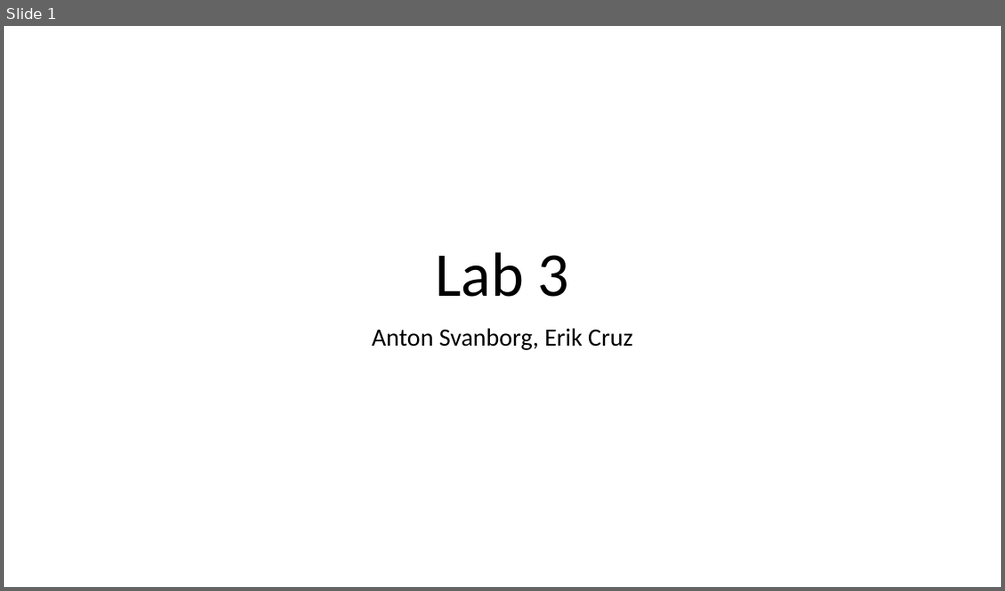
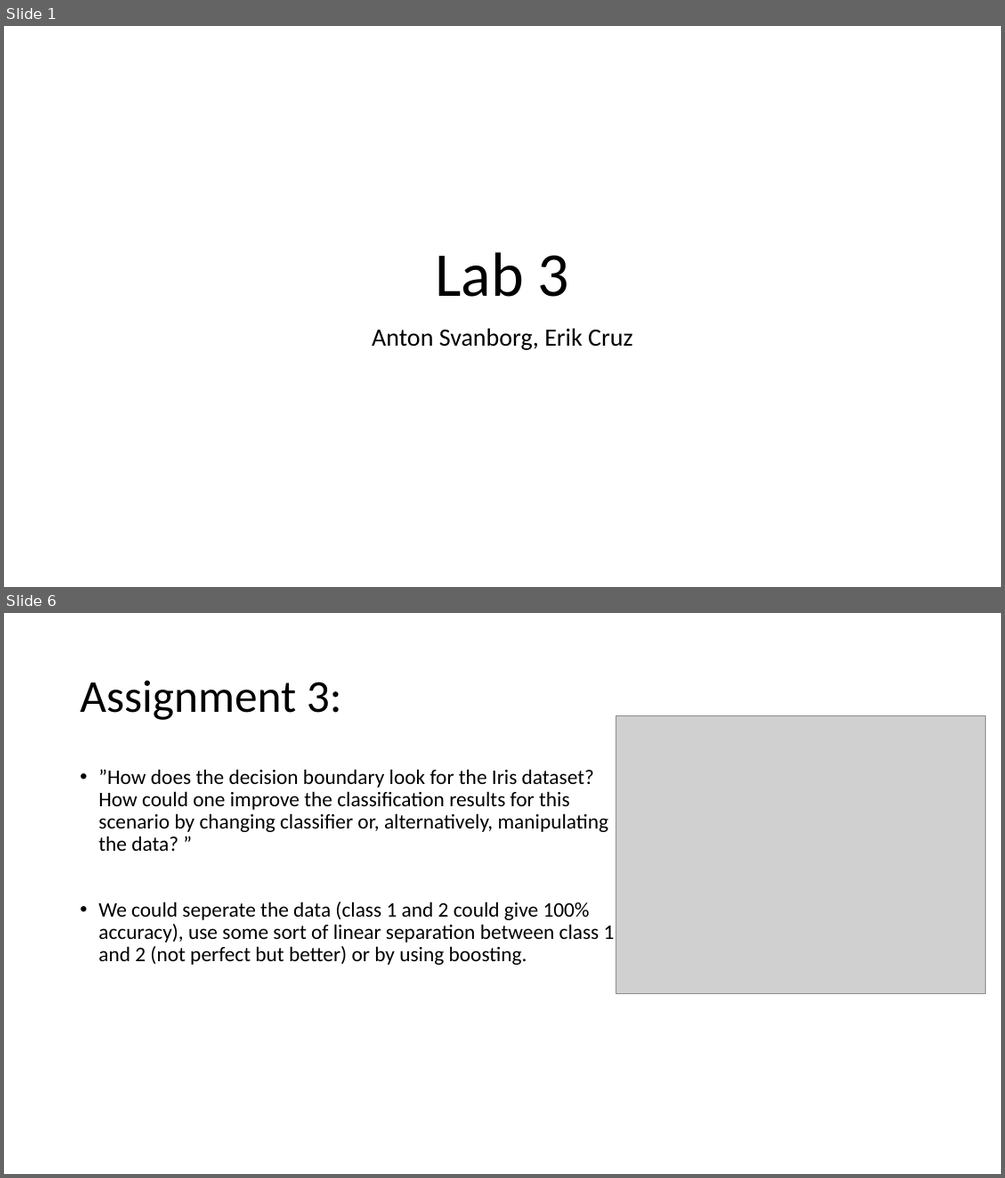
Before and after one commit to a-svanborg/ML-Bayes-Boosting, a slide deck: Presentation.pptx. Shown one above the other, each under a label of ours: slide 1 before the commit, slides 1 and 6 after it; the slides between them are not shown. The pictures are 1005x591 and 1005x1178 pixels, drawn with LibreOffice and Linux fonts; fonts in the diff are those of the drawing; grey boxes stand for pictures. Boxes give left, top, right and bottom in pixels: in the first picture for what was removed or moved away, otherwise in the second. Text is boxed around its words. In the diff, an @@ line names an element or a change of style, - is before the commit and + after.

```diff
--- a/Presentation.pptx
+++ b/Presentation.pptx
@@ slide 6 added at [4, 613, 1001, 1174], background #FFFFFF @@
@@ title added at [80, 680, 342, 720], 44 pt, text #000000 @@
+Assignment 3:
@@ picture added at [616, 715, 986, 994] @@
@@ text added at [98, 769, 615, 965], 20 pt, text #000000 @@
+• ”How does the decision boundary look for the Iris dataset? How could one improve the classification results for this scenario by changing classifier or, alternatively, manipulating the data? ”
+• We could seperate the data (class 1 and 2 could give 100% accuracy), use some sort of linear separation between class 1 and 2 (not perfect but better) or by using boosting.
```
Also in this commit, not shown: 13 other slides added, 3 other files.
